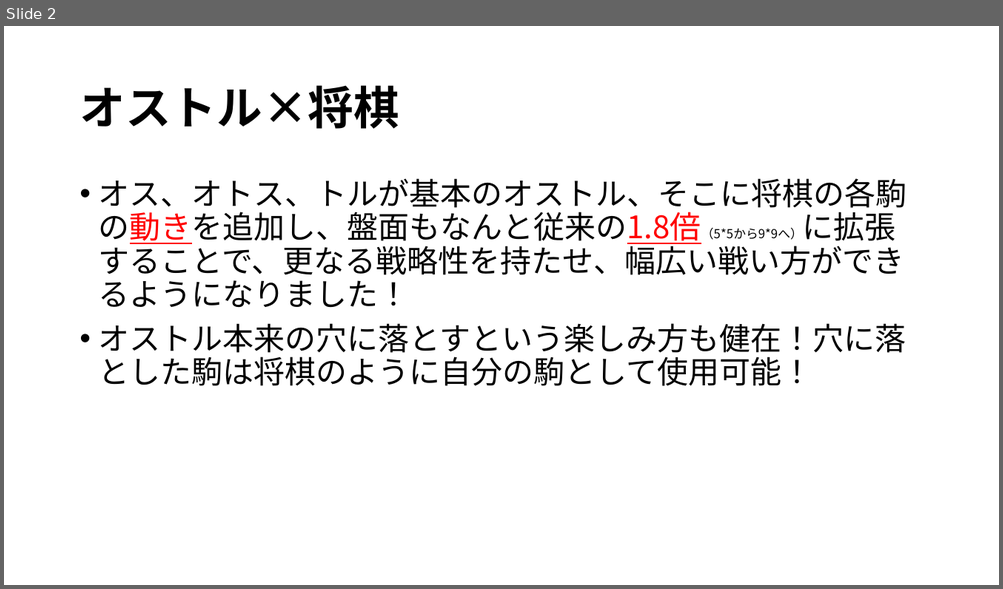
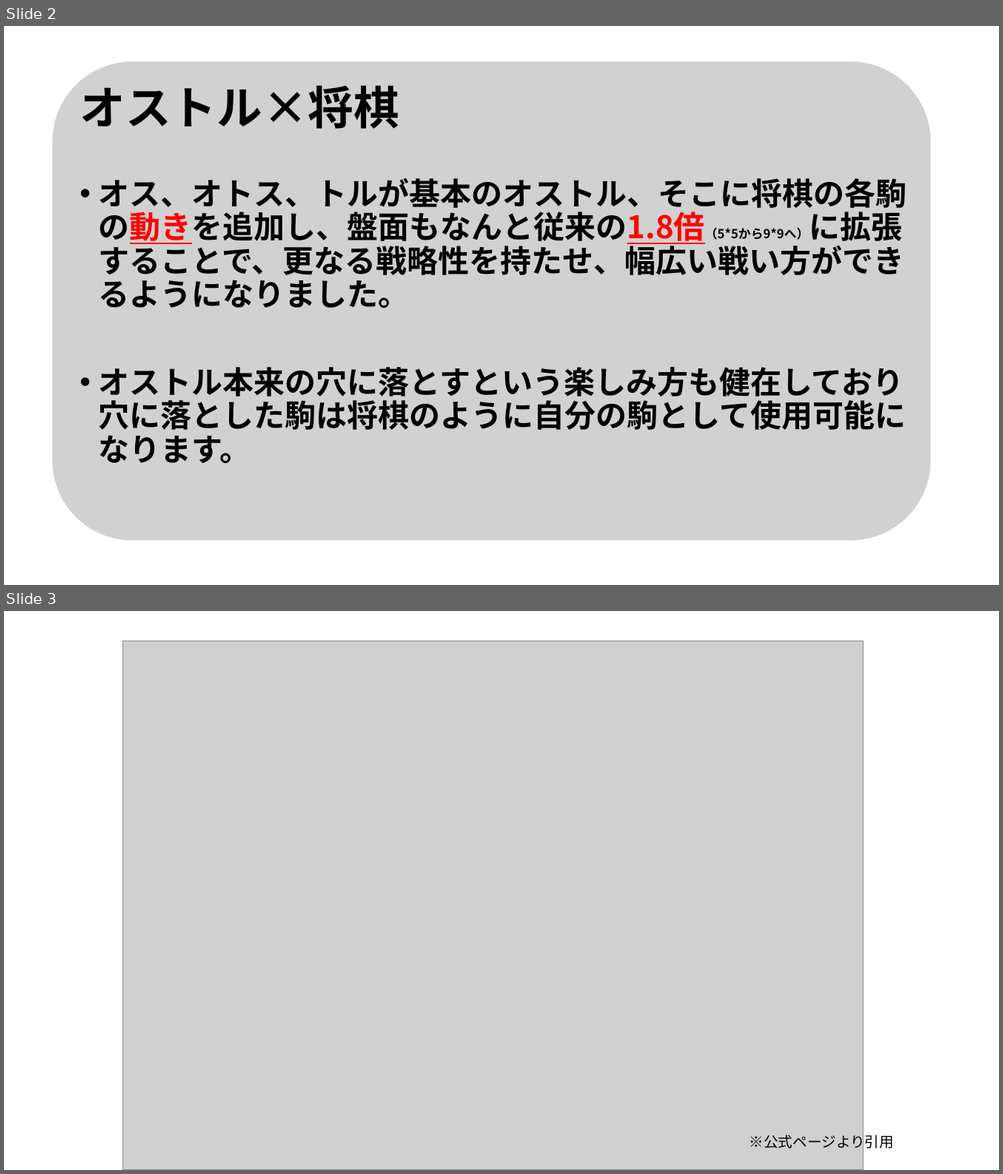
Before and after one commit to Hisui1998/GP3, a slide deck: オウオストル.pptx. Shown one above the other, each under a label of ours: slide 2 before the commit, slides 2 and 3 after it. The pictures are 1003x589 and 1003x1174 pixels, drawn with LibreOffice and Linux fonts; fonts in the diff are those of the drawing; grey boxes stand for pictures. Boxes give left, top, right and bottom in pixels: in the first picture for what was removed or moved away, otherwise in the second. Text is boxed around its words. In the diff, an @@ line names an element or a change of style, - is before the commit and + after.

```diff
--- a/オウオストル.pptx
+++ b/オウオストル.pptx
@@ slide 3 added at <box>4,611,999,1170</box>, background #FFFFFF @@
@@ picture added at <box>122,641,862,1170</box> @@
@@ text added at <box>749,1133,894,1152</box>, 14 pt, text #000000 @@
+※公式ページより引用
@@ slide 2 changed as well @@
@@ rounded rectangle added at <box>53,62,930,541</box>, fill #A5A5A5 at 50% opacity @@
@@ text at <box>99,178,907,463</box>: text changed; bold on @@
-• オス、オトス、トルが基本のオストル、そこに将棋の各駒の動きを追加し、盤面もなんと従来の1.8倍（5*5から9*9へ）に拡張することで、更なる戦略性を持たせ、幅広い戦い方ができるようになりました！
-• オストル本来の穴に落とすという楽しみ方も健在！穴に落とした駒は将棋のように自分の駒として使用可能！
+• オス、オトス、トルが基本のオストル、そこに将棋の各駒の動きを追加し、盤面もなんと従来の1.8倍（5*5から9*9へ）に拡張することで、更なる戦略性を持たせ、幅広い戦い方ができるようになりました。
+• オストル本来の穴に落とすという楽しみ方も健在しており穴に落とした駒は将棋のように自分の駒として使用可能になります。
```
Also in this commit, not shown: 1 other slide changed, 3 other slides added, 1 slide removed.
